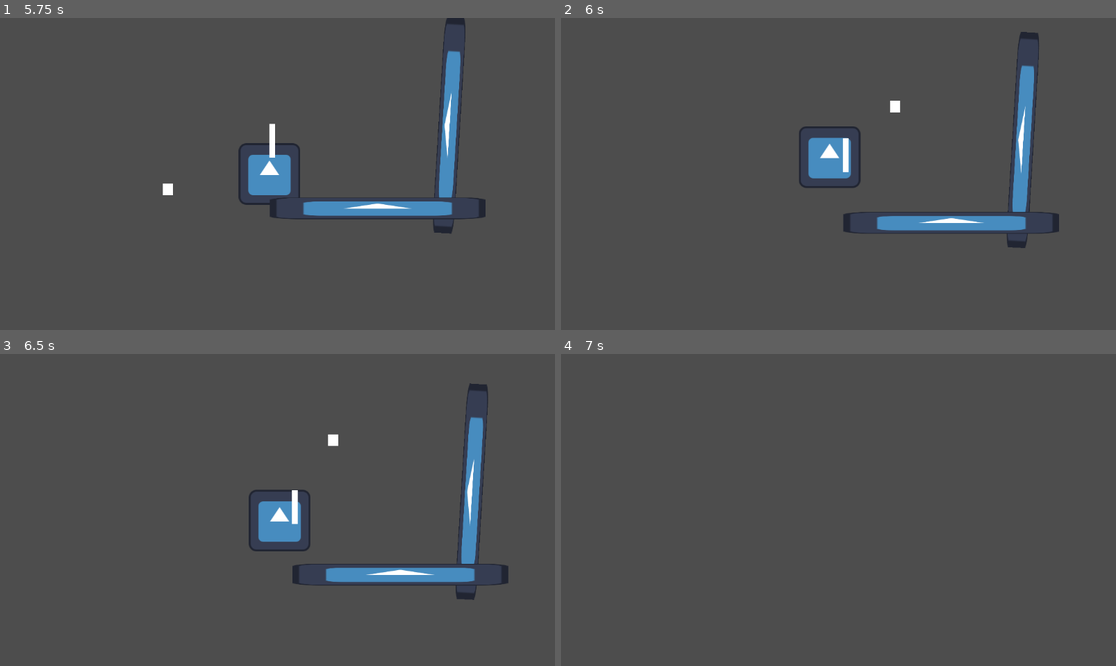
Above: before the commit, frames 1-4 (two rows, left to right).
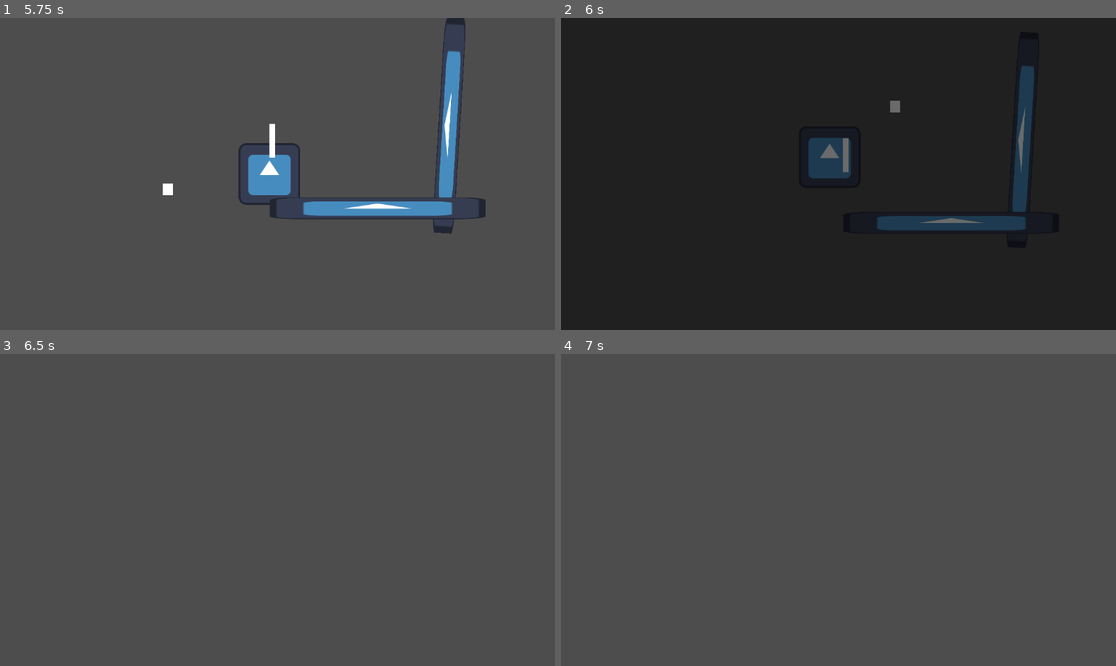
Above: after the commit, the same moments.

Repository: arrowira/RedDotJam
Game: Godot game, scene res://main.tscn
The game is run twice, just before and just after one commit, with the same random seed, the same clock (stepped at 60 frames per second) and the same inputs. The engine's default icon, where the game draws it, is replaced by a stand-in: a white triangle on a blue panel in a dark square.
Inputs (mouse positions are in pixels of both pictures, inside the frame that each line leads up to):
- Up to frame 1 (5.75 s): move the mouse to (249, 236) at 0.52 s; move the mouse to (444, 220) at 1.27 s; tap Enter at 2 s; move the mouse to (111, 127) at 2.02 s; move the mouse to (305, 174) at 2.77 s; move the mouse to (194, 96) at 3.52 s; move the mouse to (399, 158) at 4.27 s; move the mouse to (166, 189) at 5.02 s
- Up to frame 2 (6 s): move the mouse to (894, 105) at 5.77 s
- Up to frame 3 (6.5 s): no input
- Up to frame 4 (7 s): move the mouse to (810, 572) at 6.52 s

Frame 1 is identical in both runs. In frame 2, 100% of the frame differs, in the area x 0-100%, y 0-100%; in frame 3, 4.7%; in frame 4, nothing differs.

Commit message:
fade in level transition

Diff:
--- a/reddotproject/common/exit.gd
+++ b/reddotproject/common/exit.gd
@@ -12,6 +12,9 @@
 
         #body.queue_free()
 
+        var exit = get_parent()
+        exit.ui.fade_into_black()
+
         $Timer.start()
 
 
--- a/reddotproject/common/exit.tscn
+++ b/reddotproject/common/exit.tscn
@@ -19,6 +19,7 @@
 shape = SubResource("RectangleShape2D_8oel8")
 
 [node name="Timer" type="Timer" parent="Area2D"]
+wait_time = 0.5
 
 [node name="Sprite2D" type="Sprite2D" parent="Area2D"]
 position = Vector2(-4.76837e-07, 0)
--- a/reddotproject/common/exitParent.gd
+++ b/reddotproject/common/exitParent.gd
@@ -2,6 +2,9 @@
 
 @export var lvlName = ""
 @export var lvlPath = "res://levels/" + lvlName + ".tscn"
+
+@onready var ui: CanvasLayer = $"../UI"
+
 # Called when the node enters the scene tree for the first time.
 func _ready() -> void:
     lvlPath = "res://levels/" + lvlName + ".tscn"
--- a/reddotproject/main.tscn
+++ b/reddotproject/main.tscn
@@ -1,15 +1,123 @@
-[gd_scene load_steps=7 format=3 uid="uid://djyg3yfqvrvqv"]
+[gd_scene load_steps=12 format=3 uid="uid://djyg3yfqvrvqv"]
 
 [ext_resource type="Texture2D" uid="uid://bm3ktic81brxs" path="res://icon.svg" id="1_4yrl0"]
 [ext_resource type="PackedScene" uid="uid://bvbpvexlyuf02" path="res://laser/redDot.tscn" id="1_5fw3v"]
 [ext_resource type="PackedScene" uid="uid://bonavi8ewksq3" path="res://common/scene_transition.tscn" id="1_f7rki"]
+[ext_resource type="Script" path="res://ui/ui.gd" id="1_nehsm"]
 [ext_resource type="PackedScene" uid="uid://lxssocnf1y78" path="res://cat/cat.tscn" id="2_6v5ln"]
 [ext_resource type="PackedScene" uid="uid://deh4lr4l0eqfj" path="res://common/exit.tscn" id="4_fgjsn"]
+
+[sub_resource type="Animation" id="Animation_o8pia"]
+resource_name = "fade_into_black"
+length = 0.2
+tracks/0/type = "value"
+tracks/0/imported = false
+tracks/0/enabled = true
+tracks/0/path = NodePath("BlackFade:color")
+tracks/0/interp = 1
+tracks/0/loop_wrap = true
+tracks/0/keys = {
+"times": PackedFloat32Array(0, 0.2),
+"transitions": PackedFloat32Array(1, 1),
+"update": 0,
+"values": [Color(0, 0, 0, 0), Color(0, 0, 0, 1)]
+}
+tracks/1/type = "value"
+tracks/1/imported = false
+tracks/1/enabled = true
+tracks/1/path = NodePath("BlackFade:visible")
+tracks/1/interp = 1
+tracks/1/loop_wrap = true
+tracks/1/keys = {
+"times": PackedFloat32Array(0),
+"transitions": PackedFloat32Array(1),
+"update": 1,
+"values": [true]
+}
+
+[sub_resource type="Animation" id="Animation_yryto"]
+length = 0.001
+tracks/0/type = "value"
+tracks/0/imported = false
+tracks/0/enabled = true
+tracks/0/path = NodePath("BlackFade:color")
+tracks/0/interp = 1
+tracks/0/loop_wrap = true
+tracks/0/keys = {
+"times": PackedFloat32Array(0),
+"transitions": PackedFloat32Array(1),
+"update": 0,
+"values": [Color(0, 0, 0, 0)]
+}
+tracks/1/type = "value"
+tracks/1/imported = false
+tracks/1/enabled = true
+tracks/1/path = NodePath("BlackFade:visible")
+tracks/1/interp = 1
+tracks/1/loop_wrap = true
+tracks/1/keys = {
+"times": PackedFloat32Array(0),
+"transitions": PackedFloat32Array(1),
+"update": 1,
+"values": [false]
+}
+
+[sub_resource type="Animation" id="Animation_drj5d"]
+resource_name = "fade_out_black"
+length = 0.2
+tracks/0/type = "value"
+tracks/0/imported = false
+tracks/0/enabled = true
+tracks/0/path = NodePath("BlackFade:visible")
+tracks/0/interp = 1
+tracks/0/loop_wrap = true
+tracks/0/keys = {
+"times": PackedFloat32Array(0),
+"transitions": PackedFloat32Array(1),
+"update": 1,
+"values": [true]
+}
+tracks/1/type = "value"
+tracks/1/imported = false
+tracks/1/enabled = true
+tracks/1/path = NodePath("BlackFade:color")
+tracks/1/interp = 1
+tracks/1/loop_wrap = true
+tracks/1/keys = {
+"times": PackedFloat32Array(0, 0.2),
+"transitions": PackedFloat32Array(1, 1),
+"update": 0,
+"values": [Color(0, 0, 0, 1), Color(0, 0, 0, 0)]
+}
+
+[sub_resource type="AnimationLibrary" id="AnimationLibrary_j6ycg"]
+_data = {
+"RESET": SubResource("Animation_yryto"),
+"fade_into_black": SubResource("Animation_o8pia"),
+"fade_out_black": SubResource("Animation_drj5d")
+}
 
 [sub_resource type="RectangleShape2D" id="RectangleShape2D_uadrq"]
 size = Vector2(428, 20)
 
 [node name="Node2D" type="Node2D"]
+
+[node name="UI" type="CanvasLayer" parent="."]
+script = ExtResource("1_nehsm")
+
+[node name="AnimationPlayer" type="AnimationPlayer" parent="UI"]
+libraries = {
+"": SubResource("AnimationLibrary_j6ycg")
+}
+
+[node name="BlackFade" type="ColorRect" parent="UI"]
+visible = false
+anchors_preset = 15
+anchor_right = 1.0
+anchor_bottom = 1.0
+grow_horizontal = 2
+grow_vertical = 2
+color = Color(0, 0, 0, 0)
 
 [node name="sceneTransition" parent="." instance=ExtResource("1_f7rki")]
 
--- /dev/null
+++ b/reddotproject/ui/ui.gd
@@ -0,0 +1,11 @@
+extends CanvasLayer
+
+@onready var animation_player: AnimationPlayer = $AnimationPlayer
+
+
+func fade_into_black() -> void:
+    animation_player.play("fade_into_black")
+
+
+func fade_out_black() -> void:
+    animation_player.play("fade_out_black")
